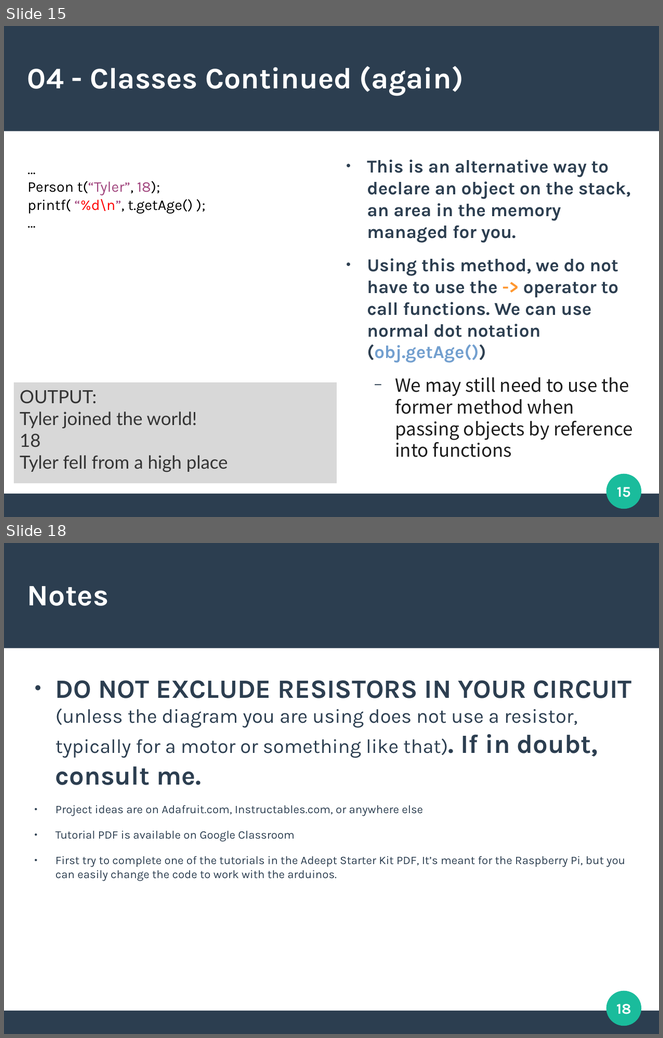
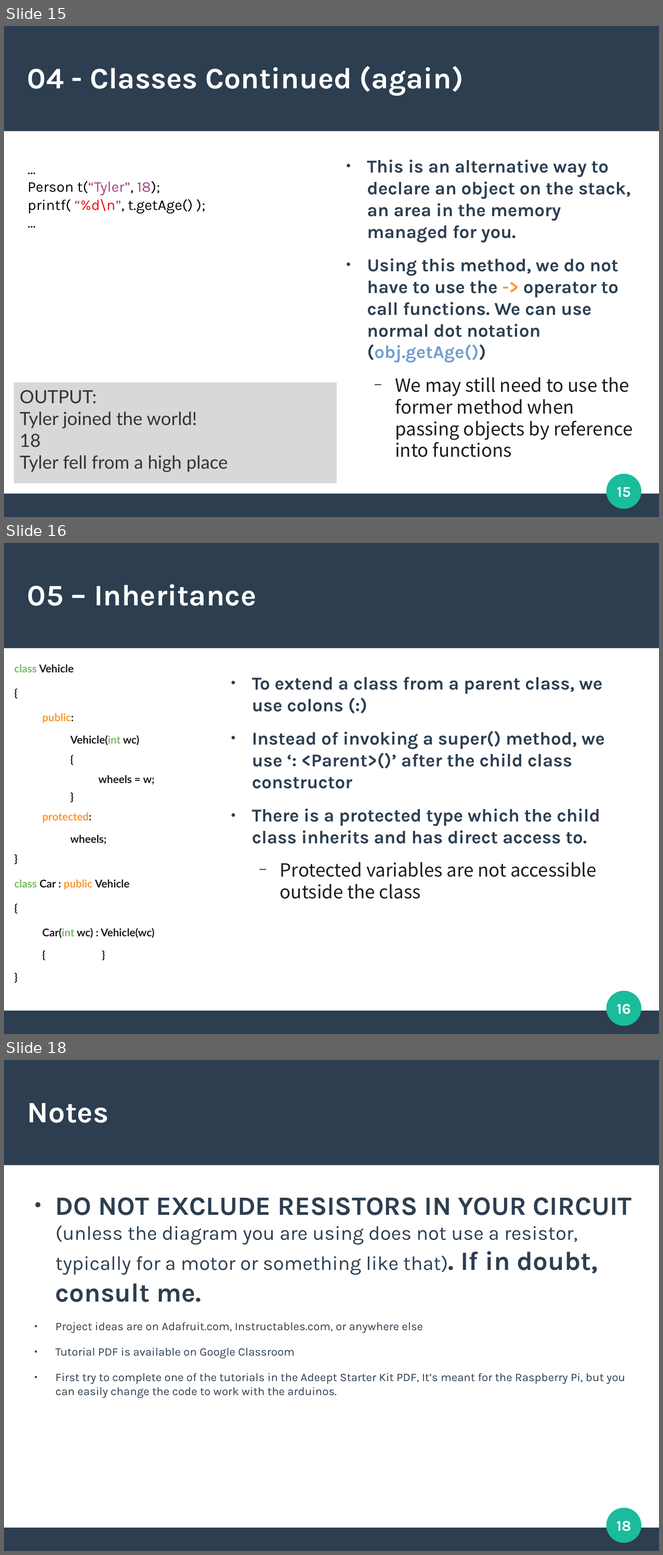
Before and after one commit to DuongTyler/CppCrashCourse, a slide deck: CPP.odp. Shown one above the other, each under a label of ours: slides 15 and 18 before the commit, slides 15, 16 and 18 after it; the slides between them are not shown. The pictures are 663x1038 and 663x1555 pixels, drawn with LibreOffice and Linux fonts; fonts in the diff are those of the drawing. Boxes give left, top, right and bottom in pixels: in the first picture for what was removed or moved away, otherwise in the second. Text is boxed around its words. In the diff, an @@ line names an element or a change of style, - is before the commit and + after.

Commit message:
added new example for inheritance and updated slides

```diff
--- a/CPP.odp
+++ b/CPP.odp
@@ slide 16 added at <box>4,543,659,1034</box>, background #FFFFFF; not listed: 3 template elements that a slide beside it also shows @@
@@ title added at <box>27,584,256,606</box>, 36 pt, text #FFFFFF, bold @@
+05 – Inheritance
@@ text added at <box>14,664,155,938</box>, 13 pt, text #1C1C1C, bold @@
+class Vehicle
+● {
+  public:
+    Vehicle(int wc)
+    {
+      wheels = w;
+    }
+  protected:
+    wheels;
+● }
+● class Car : public Vehicle
+● {
+  Car(int wc) : Vehicle(wc)
+  { }
+● }
@@ text added at <box>252,677,605,899</box>, 22 pt, text #2C3E50, bold @@
+● To extend a class from a parent class, we use colons (:)
+● Instead of invoking a super() method, we use ‘: <Parent>()’ after the child class constructor
+● There is a protected type which the child class inherits and has direct access to.
+  − Protected variables are not accessible outside the class
@@ page number added at <box>617,1004,632,1015</box>, 18 pt, text #FFFFFF, bold @@
+16
```
Also in this commit, not shown: 1 slide changed, 1 slide removed, 1 other file.
